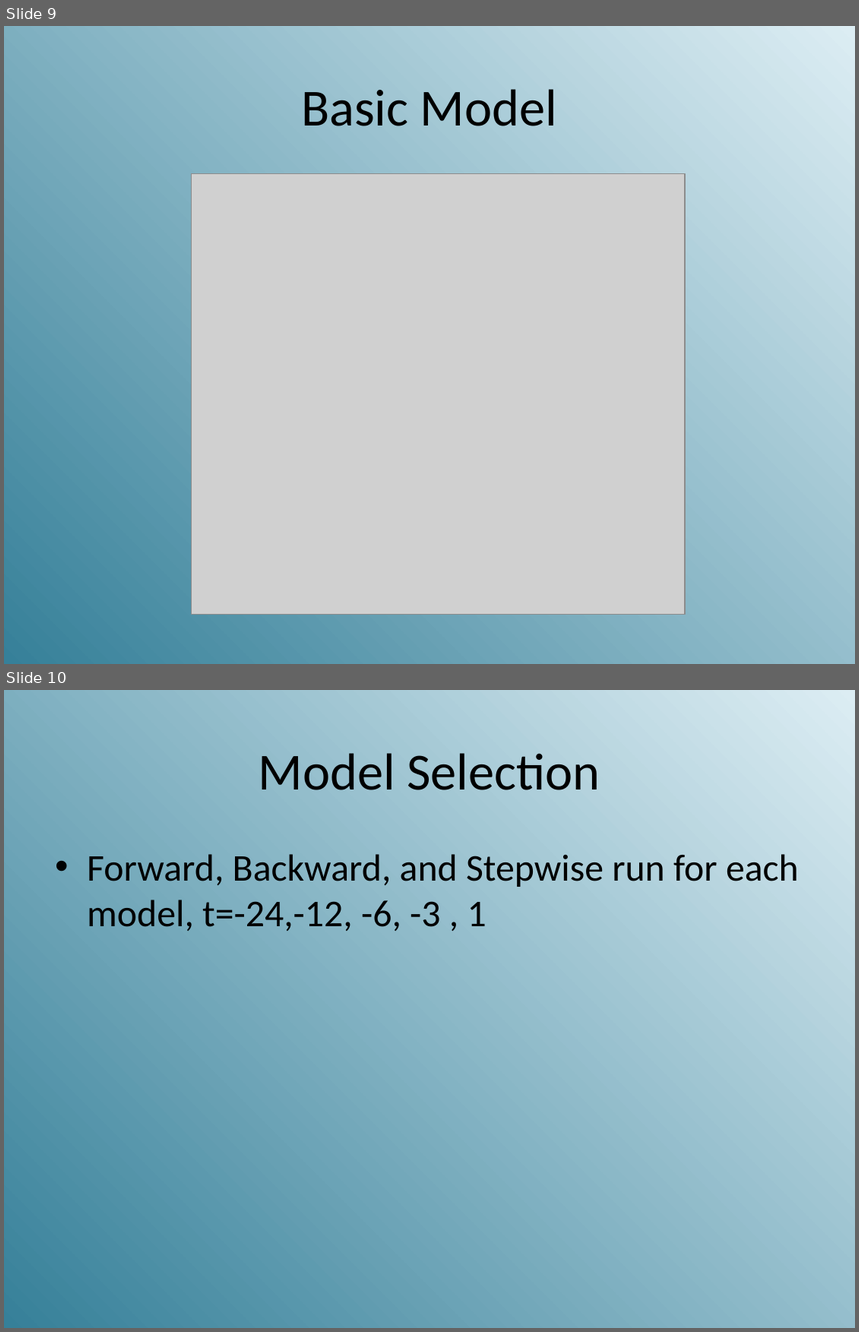
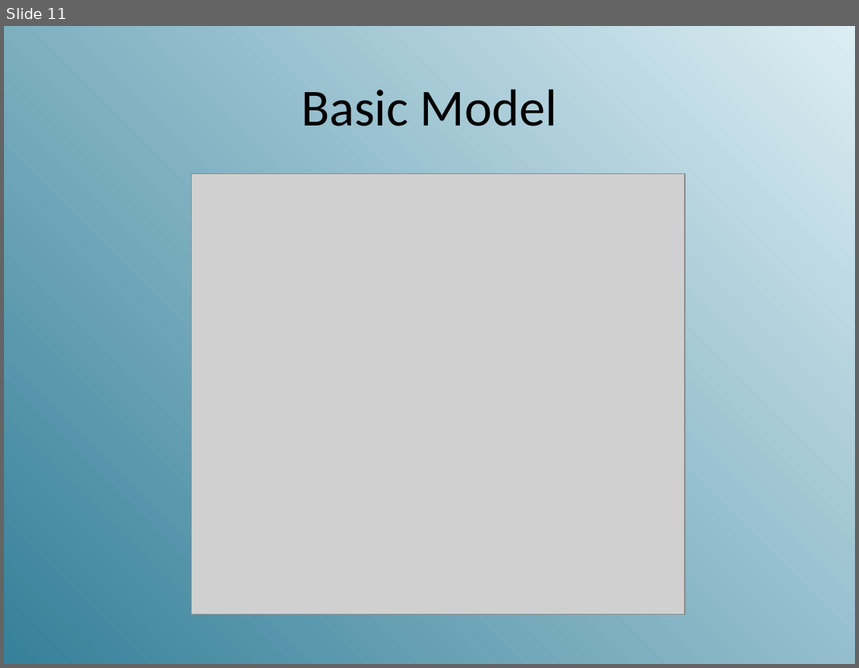
Before and after one commit to Kgatliffe/new_weather_data, a slide deck: Gatliffe-Panter-Zhang.pptx. Shown one above the other, each under a label of ours: slides 9 and 10 before the commit, slide 11 after it. The pictures are 859x1332 and 859x668 pixels, drawn with LibreOffice and Linux fonts; fonts in the diff are those of the drawing; grey boxes stand for pictures. Boxes give left, top, right and bottom in pixels: in the first picture for what was removed or moved away, otherwise in the second. Text is boxed around its words. In the diff, an @@ line names an element or a change of style, - is before the commit and + after.

```diff
--- a/Gatliffe-Panter-Zhang.pptx
+++ b/Gatliffe-Panter-Zhang.pptx
@@ slide 10 removed at (4, 690, 855, 1328), background gradient #DCEDF3 to #368099 @@
@@ title removed at (259, 753, 600, 790) @@
-Model Selection
@@ text removed at (87, 854, 799, 931) @@
-• Forward, Backward, and Stepwise run for each model, t=-24,-12, -6, -3 , 1
@@ what was slide 9 is now slide 11 @@
```
Also in this commit, not shown: 2 slides changed, 6 slides added, 3 other slides removed.
